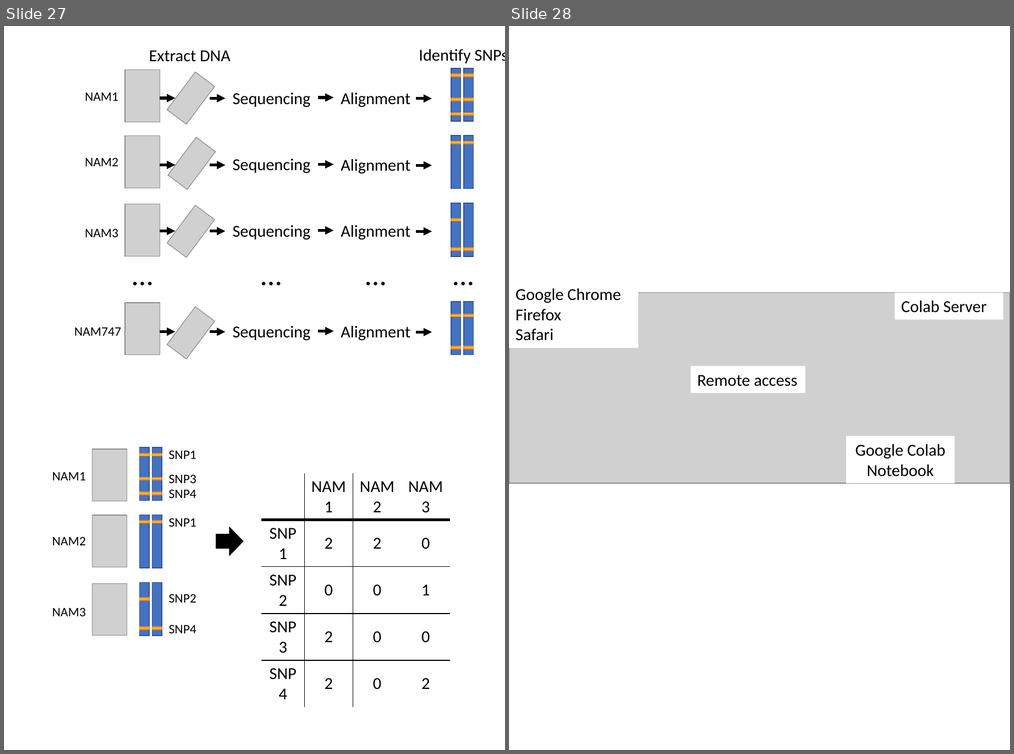
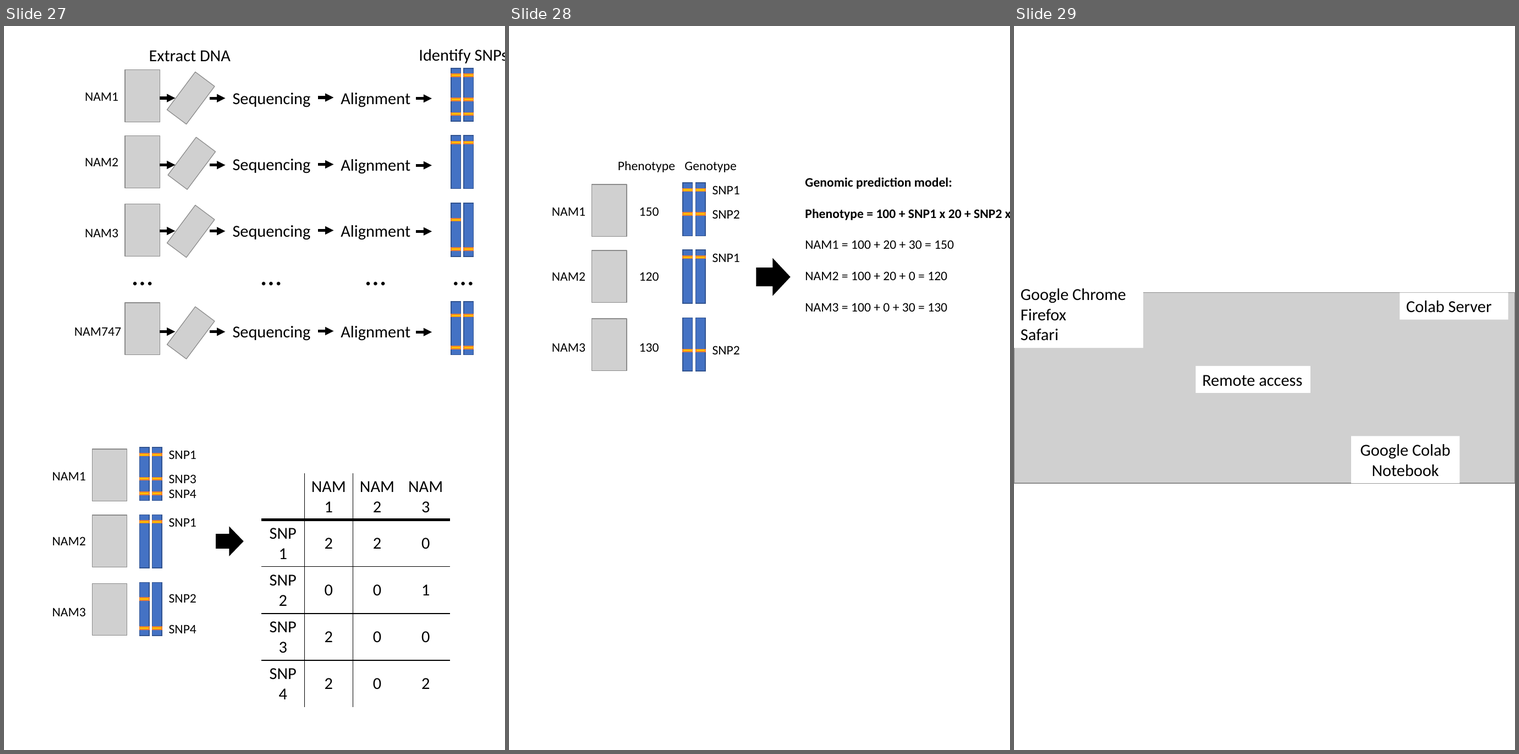
Before and after one commit to slt666666/FAO_lecture, a slide deck: FAO_2024/mutmapqtlseq.pptx. Shown side by side, each under a label of ours: slides 27 and 28 before the commit, slides 27, 28 and 29 after it. The pictures are 1014x754 and 1519x754 pixels, drawn with LibreOffice and Linux fonts; fonts in the diff are those of the drawing; grey boxes stand for pictures. Boxes give left, top, right and bottom in pixels: in the first picture for what was removed or moved away, otherwise in the second. Text is boxed around its words. In the diff, an @@ line names an element or a change of style, - is before the commit and + after.

```diff
--- a/FAO_2024/mutmapqtlseq.pptx
+++ b/FAO_2024/mutmapqtlseq.pptx
@@ slide 28 added at <box>509,26,1010,750</box>, background #FFFFFF @@
@@ text added at <box>618,161,675,172</box>, 14 pt, text #000000 @@
+Phenotype
@@ text added at <box>684,161,736,172</box>, 14 pt, text #000000 @@
+Genotype
@@ picture added at <box>592,184,627,237</box> @@
@@ rectangle added at <box>683,183,692,236</box>, fill #4472C4, outline #325491 1 pt @@
@@ rectangle added at <box>683,188,692,191</box>, fill #FFC000, outline #ED7D31 1 pt @@
@@ rectangle added at <box>696,183,705,236</box>, fill #4472C4, outline #325491 1 pt @@
@@ rectangle added at <box>696,188,705,191</box>, fill #FFC000, outline #ED7D31 1 pt @@
@@ text added at <box>713,186,740,194</box>, 14 pt, text #000000 @@
+SNP1
@@ text added at <box>805,177,1010,311</box>, 14 pt, text #000000, bold @@
+Genomic prediction model:
+Phenotype = 100 + SNP1 x 20 + SNP2 x 30
+NAM1 = 100 + 20 + 30 = 150
+NAM2 = 100 + 20 + 0 = 120
+NAM3 = 100 + 0 + 30 = 130
@@ text added at <box>552,207,585,216</box>, 14 pt, text #000000 @@
+NAM1
@@ text added at <box>639,207,659,216</box>, 14 pt, text #000000 @@
+150
@@ rectangle added at <box>683,212,692,215</box>, fill #FFC000, outline #ED7D31 1 pt @@
@@ rectangle added at <box>696,212,705,215</box>, fill #FFC000, outline #ED7D31 1 pt @@
@@ text added at <box>713,210,740,219</box>, 14 pt, text #000000 @@
+SNP2
@@ picture added at <box>592,250,627,303</box> @@
@@ rectangle added at <box>683,250,692,303</box>, fill #4472C4, outline #325491 1 pt @@
@@ rectangle added at <box>683,256,692,259</box>, fill #FFC000, outline #ED7D31 1 pt @@
@@ rectangle added at <box>696,250,705,303</box>, fill #4472C4, outline #325491 1 pt @@
@@ rectangle added at <box>696,256,705,259</box>, fill #FFC000, outline #ED7D31 1 pt @@
@@ text added at <box>713,253,740,262</box>, 14 pt, text #000000 @@
+SNP1
@@ text added at <box>552,272,585,281</box>, 14 pt, text #000000 @@
+NAM2
@@ text added at <box>639,272,659,281</box>, 14 pt, text #000000 @@
+120
@@ right arrow added at <box>757,259,790,294</box>, fill #000000, outline #000000 1 pt @@
@@ picture added at <box>592,319,627,371</box> @@
@@ rectangle added at <box>683,318,692,371</box>, fill #4472C4, outline #325491 1 pt @@
@@ rectangle added at <box>696,318,705,371</box>, fill #4472C4, outline #325491 1 pt @@
@@ text added at <box>552,343,585,352</box>, 14 pt, text #000000 @@
+NAM3
@@ text added at <box>639,343,659,352</box>, 14 pt, text #000000 @@
+130
@@ rectangle added at <box>683,349,692,352</box>, fill #FFC000, outline #ED7D31 1 pt @@
@@ rectangle added at <box>696,349,705,352</box>, fill #FFC000, outline #ED7D31 1 pt @@
@@ text added at <box>713,346,740,354</box>, 14 pt, text #000000 @@
+SNP2
@@ what was slide 28 is now slide 29 @@
```
Also in this commit, not shown: 1 other file.
